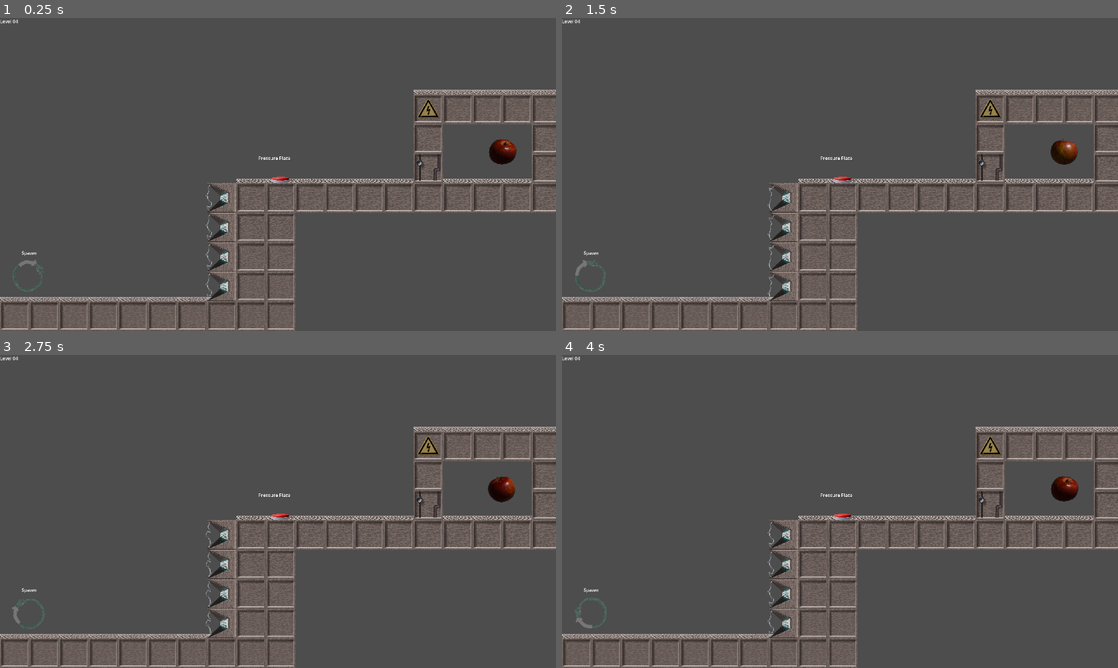
Above: before the commit, frames 1-4 (two rows, left to right).
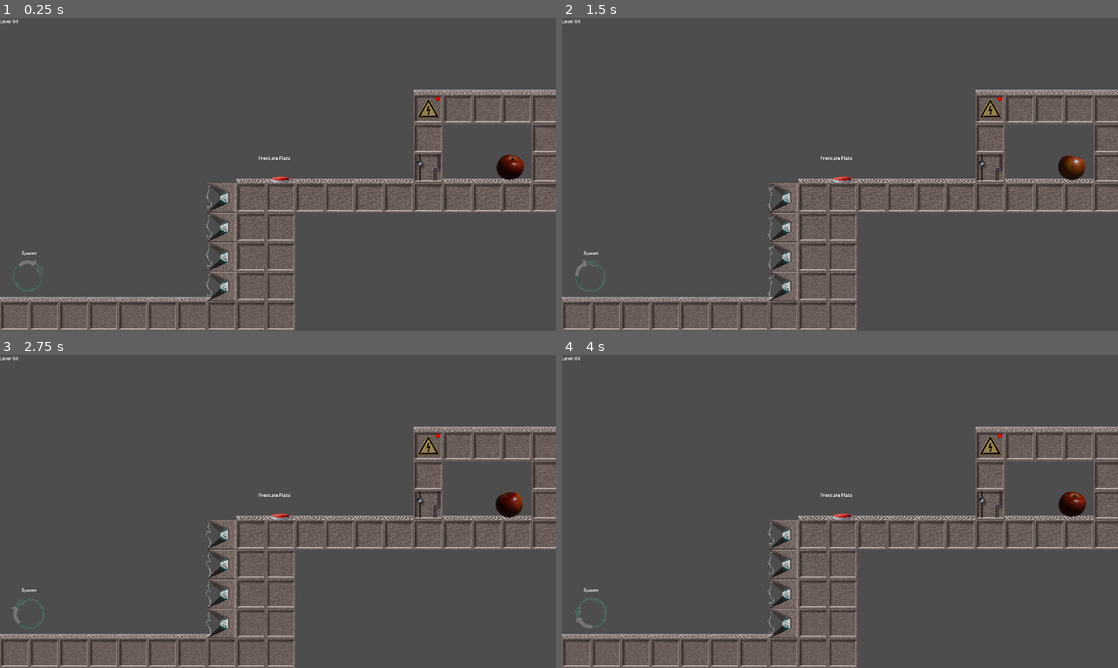
Above: after the commit, the same moments.

Repository: MrDreamhost/gmtk-jam-2025
Game: Godot game, scene res://level/level_04/level_04.tscn
The game is run twice, just before and just after one commit, with the same random seed, the same clock (stepped at 60 frames per second) and the same inputs. This scene is started directly instead of the project's main scene.
Inputs:
- Up to frame 1 (0.25 s): no input
- Up to frame 2 (1.5 s): hold D (player_right) from 0.53 s (still down); tap Shift (set_spawn_point) at 0.6, 1.35 s; tap Space (player_jump) at 0.77 s
- Up to frame 3 (2.75 s): tap Space (player_jump) at 1.52 s; release D (player_right) at 2.03 s; hold A (player_left) from 2.03 s (still down); tap Shift (set_spawn_point) at 2.1 s
- Up to frame 4 (4 s): release A (player_left) at 2.78 s; hold D (player_right) from 2.78 s (still down); tap Shift (set_spawn_point) at 2.85, 3.6 s; tap Space (player_jump) at 3.02, 3.77 s

The runs differ from the first frame. In frame 1, 0.6% of the frame differs, in the area x 78-95%, y 25-52%; in frame 2, 0.5%; in frame 3, 0.5%; in frame 4, 0.6%.

Commit message:
working door without squashing the player

Diff:
--- /dev/null
+++ b/level/interactables/door.gd
@@ -0,0 +1,59 @@
+@tool
+extends Node2D
+
+@export var connected_button: PressurePlate
+@export var open_height := 204.0 : set = set_open_height
+
+@export var door_opening_speed: float = 400.0
+@export var door_closing_speed: float = 300.0
+
+@onready var animatable_body_2d: AnimatableBody2D = $AnimatableBody2D
+@onready var status_circle: Sprite2D = $AnimatableBody2D/StatusCircle
+@onready var squash_area_2d: Area2D = $AnimatableBody2D/SquashArea2D
+
+var open_position: Vector2
+var opening := false
+var fire_event := false
+
+
+func _ready() -> void:
+	set_open_height(open_height)
+	if connected_button != null:
+		connected_button.button_changed.connect(on_button_changed)
+	else:
+		push_warning("door without connected button")
+
+
+func _physics_process(delta: float) -> void:
+	if is_squashing_player():
+		status_circle.self_modulate = Color.YELLOW
+	elif opening:
+		var moved_door_position := animatable_body_2d.position.move_toward(open_position, door_opening_speed * delta)
+		animatable_body_2d.position = moved_door_position
+		status_circle.self_modulate = Color.GREEN
+	else: # closing
+		var moved_door_position := animatable_body_2d.position.move_toward(Vector2.ZERO, door_closing_speed * delta)
+		animatable_body_2d.position = moved_door_position
+		status_circle.self_modulate = Color.RED
+
+
+func is_squashing_player() -> bool:
+	for body in squash_area_2d.get_overlapping_bodies():
+		if body is Player:
+			return true
+	return false
+
+
+func on_button_changed(pressed_down: bool) -> void:
+	opening = pressed_down
+
+
+func _on_button_toggled(toggled_on: bool) -> void:
+	on_button_changed(toggled_on)
+
+
+func set_open_height(_open_height: float) -> void:
+	open_height = _open_height
+	open_position = Vector2.UP * open_height
+	$OpenCollisionShape2D.position = $AnimatableBody2D/CollisionShape2D.position
+	$OpenCollisionShape2D.position += open_position
--- a/level/interactables/door.tscn
+++ b/level/interactables/door.tscn
@@ -1,48 +1,63 @@
-[gd_scene load_steps=5 format=3 uid="uid://d15yq2lgmdi4p"]
+[gd_scene load_steps=8 format=3 uid="uid://d15yq2lgmdi4p"]
 
+[ext_resource type="Script" uid="uid://7cvxb7sfdxww" path="res://level/interactables/door.gd" id="1_dqnet"]
 [ext_resource type="Texture2D" uid="uid://pejr0hmf4x05" path="res://assets/sprites/tiles/0003.png" id="1_frksu"]
 [ext_resource type="Texture2D" uid="uid://cge0dkqacdf1f" path="res://assets/sprites/tiles/0002.png" id="2_dqnet"]
 [ext_resource type="Texture2D" uid="uid://dm2xecntp30ti" path="res://assets/sprites/tiles/0004.png" id="2_vuwoa"]
+[ext_resource type="Texture2D" uid="uid://dwq1dhnmgddud" path="res://level/interactables/status_circle.png" id="5_y5y8p"]
 
 [sub_resource type="RectangleShape2D" id="RectangleShape2D_awmrl"]
-size = Vector2(102, 103)
+size = Vector2(102, 313)
+
+[sub_resource type="CapsuleShape2D" id="CapsuleShape2D_vppug"]
+height = 102.0
 
 [node name="Door" type="Node2D"]
+script = ExtResource("1_dqnet")
 
-[node name="Platform" type="AnimatableBody2D" parent="."]
+[node name="AnimatableBody2D" type="AnimatableBody2D" parent="."]
 
-[node name="CollisionShape2D" type="CollisionShape2D" parent="Platform"]
-position = Vector2(51, -51.5)
-shape = SubResource("RectangleShape2D_awmrl")
-
-[node name="Sprite2D" type="Sprite2D" parent="Platform"]
+[node name="Sprite2D1" type="Sprite2D" parent="AnimatableBody2D"]
 texture_filter = 1
 position = Vector2(0, 69)
 texture = ExtResource("1_frksu")
 offset = Vector2(51, -128.5)
 
-[node name="Platform2" type="AnimatableBody2D" parent="."]
-position = Vector2(0, -103)
-
-[node name="CollisionShape2D" type="CollisionShape2D" parent="Platform2"]
-position = Vector2(51, -51.5)
-shape = SubResource("RectangleShape2D_awmrl")
-
-[node name="Sprite2D" type="Sprite2D" parent="Platform2"]
+[node name="Sprite2D2" type="Sprite2D" parent="AnimatableBody2D"]
 texture_filter = 1
-position = Vector2(0, 70)
+position = Vector2(0, -33)
 texture = ExtResource("2_dqnet")
 offset = Vector2(51, -128.5)
 
-[node name="Platform3" type="AnimatableBody2D" parent="."]
-position = Vector2(0, -206)
+[node name="Sprite2D3" type="Sprite2D" parent="AnimatableBody2D"]
+position = Vector2(0, -136)
+texture = ExtResource("2_vuwoa")
+offset = Vector2(51, -127.5)
 
-[node name="CollisionShape2D" type="CollisionShape2D" parent="Platform3"]
-position = Vector2(51, -51.5)
+[node name="StatusCircle" type="Sprite2D" parent="AnimatableBody2D"]
+self_modulate = Color(1, 0, 0, 1)
+position = Vector2(83, -291)
+texture = ExtResource("5_y5y8p")
+
+[node name="CollisionShape2D" type="CollisionShape2D" parent="AnimatableBody2D"]
+position = Vector2(51, -156.5)
 shape = SubResource("RectangleShape2D_awmrl")
 
-[node name="Sprite2D" type="Sprite2D" parent="Platform3"]
-texture_filter = 1
-position = Vector2(0, 70)
-texture = ExtResource("2_vuwoa")
-offset = Vector2(51, -127.5)
+[node name="SquashArea2D" type="Area2D" parent="AnimatableBody2D"]
+
+[node name="TopSquashArea" type="CollisionShape2D" parent="AnimatableBody2D/SquashArea2D"]
+position = Vector2(51, 0.5)
+rotation = 1.5708
+shape = SubResource("CapsuleShape2D_vppug")
+debug_color = Color(0.7, 0, 0.0222735, 0.42)
+
+[node name="BottomSquashArea" type="CollisionShape2D" parent="AnimatableBody2D/SquashArea2D"]
+position = Vector2(51, -312.5)
+rotation = 1.5708
+shape = SubResource("CapsuleShape2D_vppug")
+debug_color = Color(0.7, 0, 0.0222735, 0.42)
+
+[node name="OpenCollisionShape2D" type="CollisionShape2D" parent="."]
+position = Vector2(51, -360.5)
+shape = SubResource("RectangleShape2D_awmrl")
+disabled = true
--- a/level/level_04/level_04.tscn
+++ b/level/level_04/level_04.tscn
@@ -6,131 +6,137 @@
 [ext_resource type="PackedScene" uid="uid://coobrpw2ubqjw" path="res://level/interactables/Platform.tscn" id="5_b1mf7"]
 [ext_resource type="PackedScene" uid="uid://cu6420ipi24uy" path="res://level/obstacles/death_spike.tscn" id="6_juuh0"]
 [ext_resource type="PackedScene" uid="uid://d15yq2lgmdi4p" path="res://level/interactables/door.tscn" id="7_3t25d"]
-[ext_resource type="Script" uid="uid://d3sq7gurjfiqf" path="res://level/obstacles/movment_action.gd" id="8_e3o78"]
 [ext_resource type="PackedScene" uid="uid://dymffw6ntadbo" path="res://level/interactables/pressure_plate.tscn" id="9_l2tt0"]
 
-[sub_resource type="RectangleShape2D" id="RectangleShape2D_si3cn"]
-size = Vector2(20, 1100)
+[sub_resource type="WorldBoundaryShape2D" id="WorldBoundaryShape2D_usqxq"]
+normal = Vector2(1, 0)
 
-[sub_resource type="RectangleShape2D" id="RectangleShape2D_wteuf"]
-size = Vector2(1960, 20)
+[sub_resource type="WorldBoundaryShape2D" id="WorldBoundaryShape2D_2uuxx"]
+normal = Vector2(-1, 0)
+
+[sub_resource type="WorldBoundaryShape2D" id="WorldBoundaryShape2D_b1mf7"]
+normal = Vector2(0, 1)
+
+[sub_resource type="WorldBoundaryShape2D" id="WorldBoundaryShape2D_juuh0"]
 
 [node name="Level_04" type="Node2D" node_paths=PackedStringArray("spawn_point")]
 script = ExtResource("1_78fuf")
 spawn_point = NodePath("SpawnPoint")
-
-[node name="SpawnPoint" parent="." instance=ExtResource("2_s5vh1")]
-position = Vector2(0, 977)
-
-[node name="GoalZone" parent="." instance=ExtResource("3_cqglv")]
-position = Vector2(1734, 462)
-next_level_file = "uid://bipq1jpgurwcy"
 
 [node name="Label" type="Label" parent="."]
 offset_right = 40.0
 offset_bottom = 23.0
 text = "Level 04"
 
-[node name="Walls" type="StaticBody2D" parent="."]
+[node name="WorldBoundaries2" type="StaticBody2D" parent="."]
 
-[node name="Wall Left" type="CollisionShape2D" parent="Walls"]
-position = Vector2(-10, 540)
-shape = SubResource("RectangleShape2D_si3cn")
+[node name="Wall Left" type="CollisionShape2D" parent="WorldBoundaries2"]
+position = Vector2(0, 540)
+shape = SubResource("WorldBoundaryShape2D_usqxq")
 
-[node name="Wall Right" type="CollisionShape2D" parent="Walls"]
-position = Vector2(1930, 540)
-shape = SubResource("RectangleShape2D_si3cn")
+[node name="Wall Right" type="CollisionShape2D" parent="WorldBoundaries2"]
+position = Vector2(1920, 540)
+shape = SubResource("WorldBoundaryShape2D_2uuxx")
 
-[node name="Ceiling" type="CollisionShape2D" parent="Walls"]
-position = Vector2(960, -10)
-shape = SubResource("RectangleShape2D_wteuf")
+[node name="Ceiling" type="CollisionShape2D" parent="WorldBoundaries2"]
+position = Vector2(960, 0)
+shape = SubResource("WorldBoundaryShape2D_b1mf7")
 
-[node name="Floor" type="CollisionShape2D" parent="Walls"]
-position = Vector2(960, 1090)
-shape = SubResource("RectangleShape2D_wteuf")
+[node name="Floor" type="CollisionShape2D" parent="WorldBoundaries2"]
+position = Vector2(960, 1080)
+shape = SubResource("WorldBoundaryShape2D_juuh0")
 
-[node name="Platform20" parent="." instance=ExtResource("5_b1mf7")]
+[node name="Platforms" type="Node2D" parent="."]
+
+[node name="Platform20" parent="Platforms" instance=ExtResource("5_b1mf7")]
 position = Vector2(816, 1080)
 
-[node name="Platform18" parent="." instance=ExtResource("5_b1mf7")]
+[node name="Platform18" parent="Platforms" instance=ExtResource("5_b1mf7")]
 position = Vector2(0, 1080)
 width_in_pixel = 816
 width_in_tile = 8
 
-[node name="Platform19" parent="." instance=ExtResource("5_b1mf7")]
+[node name="Platform19" parent="Platforms" instance=ExtResource("5_b1mf7")]
 position = Vector2(1020, 672)
 width_in_pixel = 816
 width_in_tile = 8
 
-[node name="Platform2" parent="." instance=ExtResource("5_b1mf7")]
+[node name="Platform2" parent="Platforms" instance=ExtResource("5_b1mf7")]
 position = Vector2(816, 978)
 
-[node name="Platform3" parent="." instance=ExtResource("5_b1mf7")]
+[node name="Platform3" parent="Platforms" instance=ExtResource("5_b1mf7")]
 position = Vector2(816, 876)
 
-[node name="Platform4" parent="." instance=ExtResource("5_b1mf7")]
+[node name="Platform4" parent="Platforms" instance=ExtResource("5_b1mf7")]
 position = Vector2(816, 774)
 
-[node name="Platform11" parent="." instance=ExtResource("5_b1mf7")]
+[node name="Platform11" parent="Platforms" instance=ExtResource("5_b1mf7")]
 position = Vector2(1836, 672)
 
-[node name="Platform12" parent="." instance=ExtResource("5_b1mf7")]
+[node name="Platform12" parent="Platforms" instance=ExtResource("5_b1mf7")]
 position = Vector2(1836, 570)
 
-[node name="Platform13" parent="." instance=ExtResource("5_b1mf7")]
+[node name="Platform13" parent="Platforms" instance=ExtResource("5_b1mf7")]
 position = Vector2(1836, 468)
 
-[node name="Platform14" parent="." instance=ExtResource("5_b1mf7")]
+[node name="Platform14" parent="Platforms" instance=ExtResource("5_b1mf7")]
 position = Vector2(1836, 366)
 
-[node name="Platform15" parent="." instance=ExtResource("5_b1mf7")]
+[node name="Platform15" parent="Platforms" instance=ExtResource("5_b1mf7")]
 position = Vector2(1734, 366)
 
-[node name="Platform16" parent="." instance=ExtResource("5_b1mf7")]
+[node name="Platform16" parent="Platforms" instance=ExtResource("5_b1mf7")]
 position = Vector2(1632, 366)
 
-[node name="Platform17" parent="." instance=ExtResource("5_b1mf7")]
+[node name="Platform17" parent="Platforms" instance=ExtResource("5_b1mf7")]
 position = Vector2(1530, 366)
 
-[node name="Platform5" parent="." instance=ExtResource("5_b1mf7")]
+[node name="Platform5" parent="Platforms" instance=ExtResource("5_b1mf7")]
 position = Vector2(816, 672)
 
-[node name="Platform6" parent="." instance=ExtResource("5_b1mf7")]
+[node name="Platform6" parent="Platforms" instance=ExtResource("5_b1mf7")]
 position = Vector2(918, 1080)
 
-[node name="Platform7" parent="." instance=ExtResource("5_b1mf7")]
+[node name="Platform7" parent="Platforms" instance=ExtResource("5_b1mf7")]
 position = Vector2(918, 978)
 
-[node name="Platform8" parent="." instance=ExtResource("5_b1mf7")]
+[node name="Platform8" parent="Platforms" instance=ExtResource("5_b1mf7")]
 position = Vector2(918, 876)
 
-[node name="Platform9" parent="." instance=ExtResource("5_b1mf7")]
+[node name="Platform9" parent="Platforms" instance=ExtResource("5_b1mf7")]
 position = Vector2(918, 774)
 
-[node name="Platform10" parent="." instance=ExtResource("5_b1mf7")]
+[node name="Platform10" parent="Platforms" instance=ExtResource("5_b1mf7")]
 position = Vector2(918, 672)
 
-[node name="DeathSpike" parent="." instance=ExtResource("6_juuh0")]
+[node name="DeathSpikes" type="Node2D" parent="."]
+
+[node name="DeathSpike" parent="DeathSpikes" instance=ExtResource("6_juuh0")]
 position = Vector2(816, 876)
 rotation = -1.5708
 
-[node name="DeathSpike2" parent="." instance=ExtResource("6_juuh0")]
+[node name="DeathSpike2" parent="DeathSpikes" instance=ExtResource("6_juuh0")]
 position = Vector2(816, 774)
 rotation = -1.5708
 
-[node name="DeathSpike3" parent="." instance=ExtResource("6_juuh0")]
+[node name="DeathSpike3" parent="DeathSpikes" instance=ExtResource("6_juuh0")]
 position = Vector2(816, 672)
 rotation = -1.5708
 
-[node name="DeathSpike4" parent="." instance=ExtResource("6_juuh0")]
+[node name="DeathSpike4" parent="DeathSpikes" instance=ExtResource("6_juuh0")]
 position = Vector2(816, 978)
 rotation = -1.5708
 
 [node name="Door" parent="." node_paths=PackedStringArray("connected_button") instance=ExtResource("7_3t25d")]
 position = Vector2(1428, 570)
-script = ExtResource("8_e3o78")
 connected_button = NodePath("../PressurePlate")
-target_position = Vector2(1428, 366)
+
+[node name="SpawnPoint" parent="." instance=ExtResource("2_s5vh1")]
+position = Vector2(0, 977)
 
 [node name="PressurePlate" parent="." instance=ExtResource("9_l2tt0")]
 position = Vector2(918, 570)
+
+[node name="GoalZone" parent="." instance=ExtResource("3_cqglv")]
+position = Vector2(1760, 515)
+next_level_file = "uid://dprdcmdnfniia"
--- a/level/obstacles/movment_action.gd
+++ b/level/obstacles/movment_action.gd
@@ -44,5 +44,5 @@
 	paused = _paused
 	if paused:
 		tween.pause()
-	elif not tween.is_running():
+	elif tween and not tween.is_running():
 		tween.play()
Not shown, added: level/interactables/door.gd.uid
Binary file added: level/interactables/status_circle.png
Not shown, added: level/interactables/status_circle.png.import
Not shown: 1 places in level/level_04/level_04.tscn that only renumber resources
